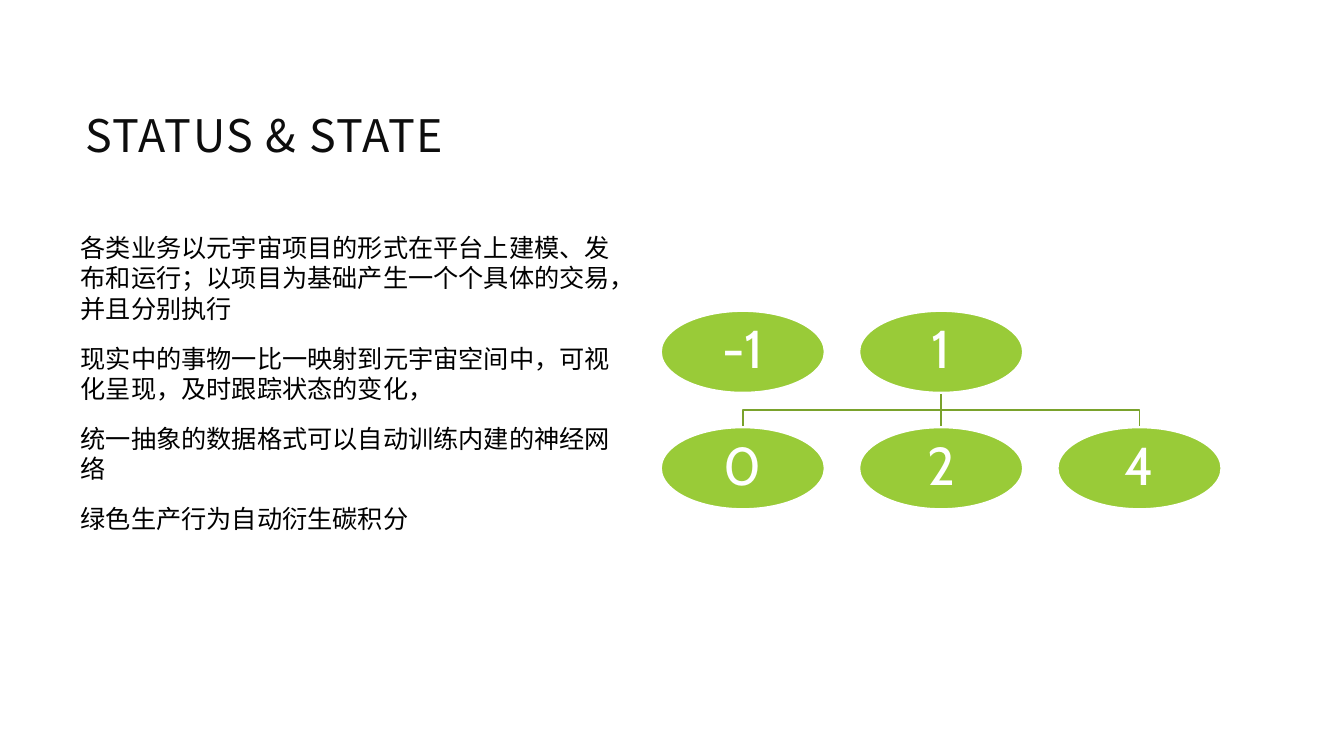
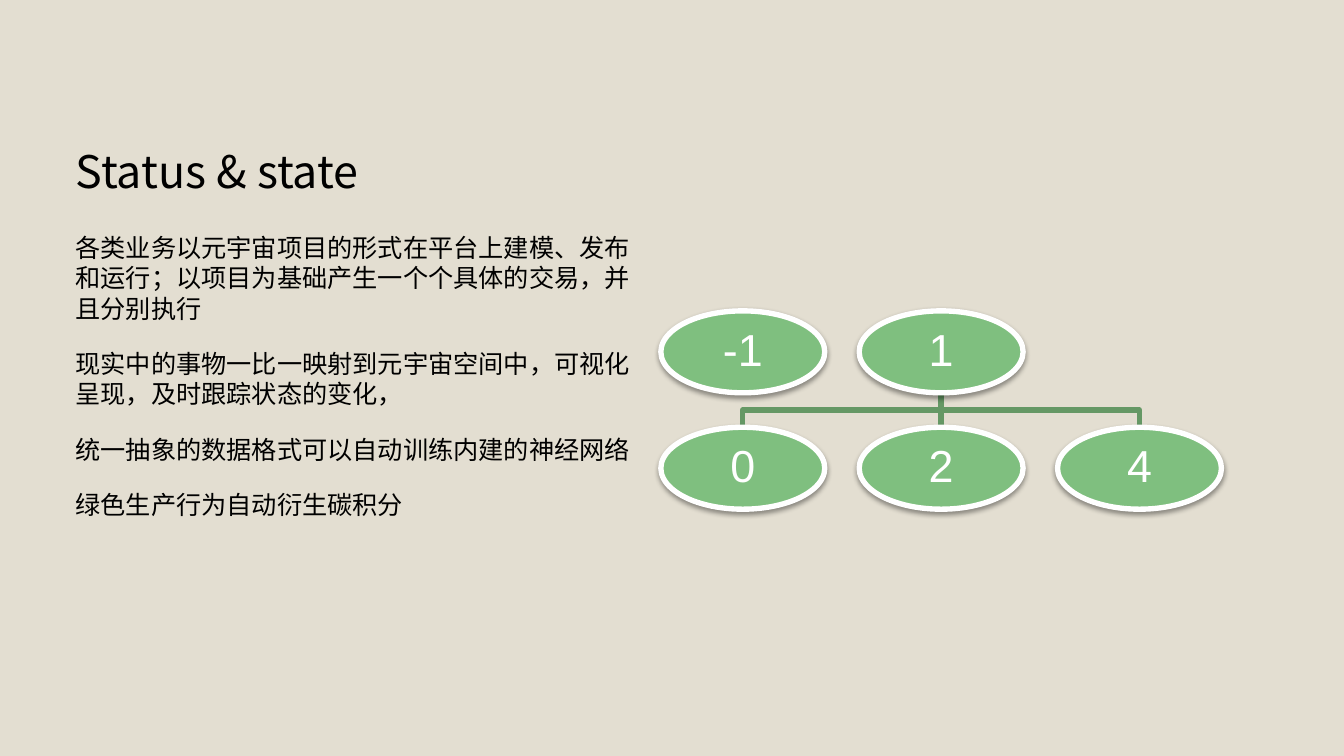
Before and after one commit to jzgi/chainfx, a slide deck: slide 5 of Docs/品链框架.pptx. Drawn at 1344x756 pixels with LibreOffice and Linux fonts; fonts in the diff are those of the drawing. Boxes give left, top, right and bottom in pixels: in the first picture for what was removed or moved away, otherwise in the second. Text is boxed around its words. In the diff, an @@ line names an element or a change of style, - is before the commit and + after.

```diff
--- a/Docs/品链框架.pptx
+++ b/Docs/品链框架.pptx
@@ background #FFFFFF to #E3DED1 @@
@@ title "Status & state" at bbox=[76, 154, 358, 189]: vertical alignment middle to bottom @@
@@ title at bbox=[76, 154, 358, 189]: text changed; text colour #0D0D0D to #000000 @@
-STATUS & STATE
+Status & state
@@ text "各类业务以元宇宙项目的形式在平台上建模、发布和运行；以项目为基础产生一个个具体的交易，并且分别执行" at bbox=[76, 235, 630, 516]: more space between paragraphs @@
@@ outline #7BA32D 1.25 pt to #669966 3.78 pt in 3 elements at bbox=[942, 393, 1140, 427], bbox=[937, 393, 947, 427], bbox=[743, 393, 942, 427] @@
@@ fill #99CB38 to #7FBF7F; outline #FFFFFF 1.5 pt to #FFFFFF 3.82 pt; shadow on in 5 elements at bbox=[661, 311, 826, 392], bbox=[859, 311, 1023, 392], bbox=[661, 427, 826, 509], bbox=[859, 427, 1023, 509], bbox=[1058, 427, 1222, 509] @@
@@ size 38 to 32 pt, font Cabin to Arial; less space between paragraphs in 5 elements at bbox=[723, 335, 763, 366], bbox=[929, 335, 954, 366], bbox=[730, 451, 755, 483], bbox=[929, 451, 954, 482], bbox=[1127, 451, 1152, 482] @@
```
Also in this commit, not shown: 4 other slides changed, 3 slides added, 16 slides removed, 1 other file.
